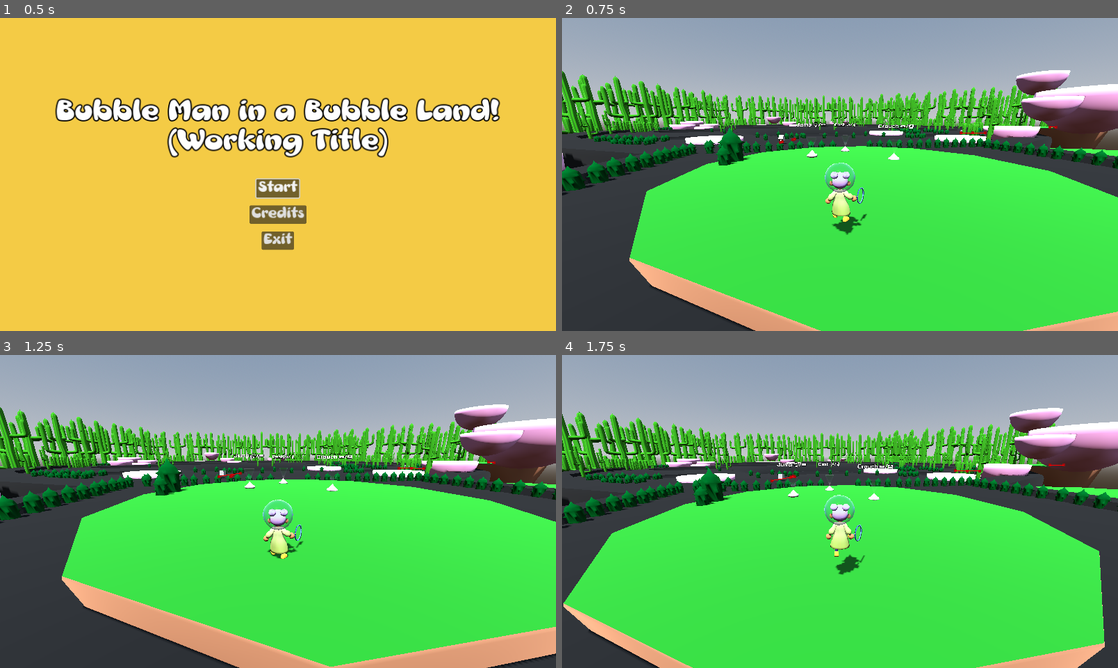
Above: before the commit, frames 1-4 (two rows, left to right).
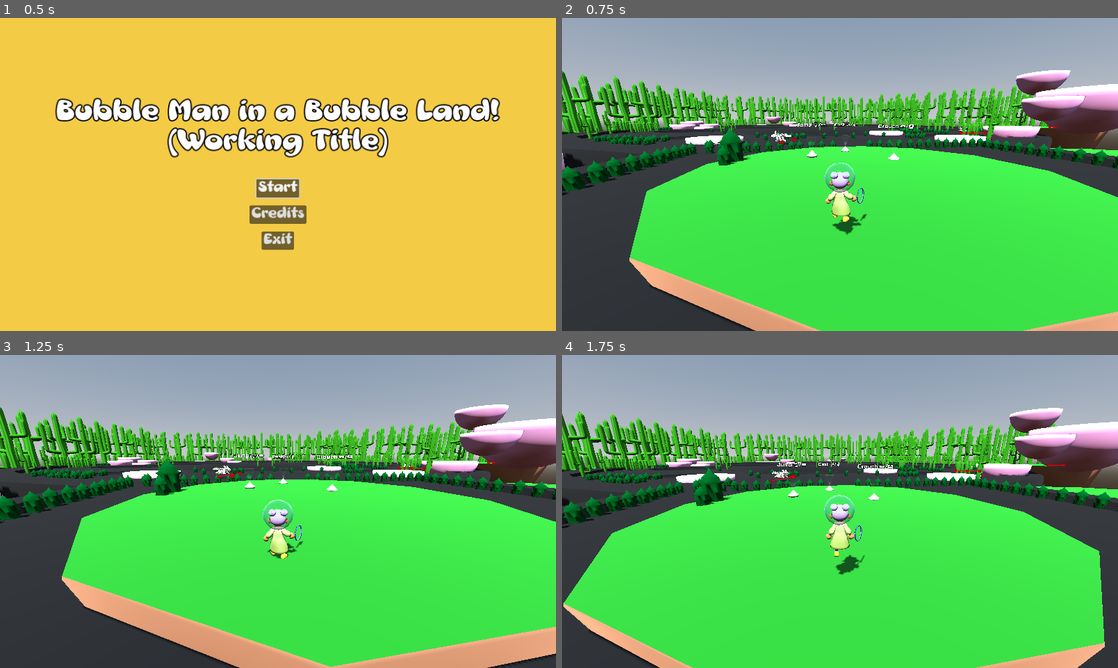
Above: after the commit, the same moments.

Repository: Gertkeno/GGJ2025
Game: Godot game, scene res://main_menu.tscn
Same seed, same stepped clock (60 frames per second), same inputs: the game is played once before the commit and once after it.
Inputs (mouse positions are in pixels of both pictures, inside the frame that each line leads up to):
- Up to frame 1 (0.5 s): no input
- Up to frame 2 (0.75 s): click "Start" at 0.5 s
- Up to frame 3 (1.25 s): no input
- Up to frame 4 (1.75 s): move the mouse to (962, 495) at 1.27 s; press the mouse at (962, 495) at 1.28 s; hold Right (right) from 1.28 s (still down); tap Space (jump) at 1.52 s

Frame 1 is identical in both runs. In frame 2, less than 0.1% of the frame differs, in the area x 37-73%, y 34-41%; in frame 3, less than 0.1%, in the area x 38-74%, y 34-40%; in frame 4, less than 0.1%.

Commit message:
added 3d assets for defensive beast and skittish beast

Diff:
--- a/DefenseBeast/defense_beast.tscn
+++ b/DefenseBeast/defense_beast.tscn
@@ -1,9 +1,10 @@
-[gd_scene load_steps=6 format=3 uid="uid://bso8oicnpy2nr"]
+[gd_scene load_steps=7 format=3 uid="uid://bso8oicnpy2nr"]
 
 [ext_resource type="Script" path="res://DefenseBeast/defense_beast.gd" id="1_363l7"]
 [ext_resource type="PackedScene" uid="uid://by4by86dfprkd" path="res://System/bubble_animal.tscn" id="2_30sx1"]
 [ext_resource type="Script" path="res://System/default_behavior.gd" id="2_ljxhn"]
 [ext_resource type="Script" path="res://DefenseBeast/defense_behavior.gd" id="3_cdged"]
+[ext_resource type="PackedScene" uid="uid://dkne88ysu1rjf" path="res://Assets/Bub Defensive.fbx" id="4_a17be"]
 
 [sub_resource type="SphereShape3D" id="SphereShape3D_25x5b"]
 
@@ -18,6 +19,9 @@
 transform = Transform3D(-0.00796779, 0, 0.999968, 0, 1, 0, -0.999968, 0, -0.00796779, 0, 0, 0)
 collision_layer = 8
 collision_mask = 171
+
+[node name="Bub Defensive" parent="DefaultBehavior/BubbleAnimal" instance=ExtResource("4_a17be")]
+transform = Transform3D(-8.74228e-09, 0, 0.2, 0, 0.2, 0, -0.2, 0, -8.74228e-09, 0, 0, 0)
 
 [node name="BullhornArea" type="Area3D" parent="DefaultBehavior/BubbleAnimal"]
 transform = Transform3D(-0.00796779, 0, -0.999969, 0, 1, 0, 0.999969, 0, -0.00796779, 0, 0, 0)
--- a/SkittishBeast/skittish_beast.tscn
+++ b/SkittishBeast/skittish_beast.tscn
@@ -1,9 +1,12 @@
-[gd_scene load_steps=5 format=3 uid="uid://lgyoq0xx03pq"]
+[gd_scene load_steps=7 format=3 uid="uid://lgyoq0xx03pq"]
 
 [ext_resource type="Script" path="res://SkittishBeast/skittish_beast.gd" id="1_th50f"]
 [ext_resource type="Script" path="res://System/default_behavior.gd" id="2_vu02e"]
 [ext_resource type="PackedScene" uid="uid://by4by86dfprkd" path="res://System/bubble_animal.tscn" id="3_4q112"]
 [ext_resource type="Script" path="res://SkittishBeast/skittish_behavior.gd" id="3_bjsvn"]
+[ext_resource type="PackedScene" uid="uid://lleikludwv7j" path="res://Assets/Bub Skittish.fbx" id="4_hpw6l"]
+
+[sub_resource type="SphereShape3D" id="SphereShape3D_6erl0"]
 
 [node name="SkittishBeast" type="Node3D"]
 script = ExtResource("1_th50f")
@@ -14,6 +17,13 @@
 
 [node name="BubbleAnimal" parent="DefaultBehavior" instance=ExtResource("3_4q112")]
 
+[node name="Bub Skittish" parent="DefaultBehavior/BubbleAnimal" instance=ExtResource("4_hpw6l")]
+transform = Transform3D(-0.2, 0, -3.01992e-08, 0, 0.2, 0, 3.01992e-08, 0, -0.2, 0, -0.5, 0)
+
+[node name="CollisionShape3D" type="CollisionShape3D" parent="DefaultBehavior/BubbleAnimal"]
+transform = Transform3D(1, 0, 0, 0, 1, 0, 0, 0, 1, 0, 0.5, 0)
+shape = SubResource("SphereShape3D_6erl0")
+
 [node name="SkittishBehavior" type="Node3D" parent="."]
 script = ExtResource("3_bjsvn")
 
--- a/System/bubble_animal.tscn
+++ b/System/bubble_animal.tscn
@@ -1,12 +1,10 @@
-[gd_scene load_steps=6 format=3 uid="uid://by4by86dfprkd"]
+[gd_scene load_steps=5 format=3 uid="uid://by4by86dfprkd"]
 
 [ext_resource type="Script" path="res://System/bubble_animal.gd" id="1_qslwe"]
 
 [sub_resource type="BoxMesh" id="BoxMesh_bx24e"]
 
 [sub_resource type="CapsuleMesh" id="CapsuleMesh_5tddd"]
-
-[sub_resource type="CapsuleShape3D" id="CapsuleShape3D_7xy4i"]
 
 [sub_resource type="SphereShape3D" id="SphereShape3D_g7hgu"]
 
@@ -15,14 +13,13 @@
 script = ExtResource("1_qslwe")
 
 [node name="MeshInstance3D" type="MeshInstance3D" parent="."]
+visible = false
 mesh = SubResource("BoxMesh_bx24e")
 
 [node name="MeshInstance3D2" type="MeshInstance3D" parent="."]
 transform = Transform3D(0.431424, 0, 0, 0, -1.26316e-08, -0.416704, 0, 0.288976, -1.82147e-08, 0, 0, -0.687681)
+visible = false
 mesh = SubResource("CapsuleMesh_5tddd")
-
-[node name="CollisionShape3D" type="CollisionShape3D" parent="."]
-shape = SubResource("CapsuleShape3D_7xy4i")
 
 [node name="VisionArea" type="Area3D" parent="."]
 collision_mask = 32
--- a/bobby_test_scene.tscn
+++ b/bobby_test_scene.tscn
@@ -17,9 +17,8 @@
 tonemap_mode = 2
 
 [sub_resource type="NavigationMesh" id="NavigationMesh_0kej5"]
-vertices = PackedVector3Array(-10.5, 1, -0.5, -10.5, 1, 0.5, -7.5, 1, 7.5, -0.5, 1, 10.5, 0.5, 1, 10.5, 7.5, 1, 7.5, 10.5, 1, 0.5, 10.5, 1, -0.5, 7.5, 1, -7.5, 0.5, 1, -10.5, -0.5, 1, -10.5, -7.5, 1, -7.5)
+vertices = PackedVector3Array(-10.5, 0.5, -0.5, -10.5, 0.5, 0.5, -7.5, 0.5, 7.5, -0.5, 0.5, 10.5, 0.5, 0.5, 10.5, 7.5, 0.5, 7.5, 10.5, 0.5, 0.5, 10.5, 0.5, -0.5, 7.5, 0.5, -7.5, 0.5, 0.5, -10.5, -0.5, 0.5, -10.5, -7.5, 0.5, -7.5)
 polygons = [PackedInt32Array(2, 1, 0), PackedInt32Array(4, 3, 2), PackedInt32Array(7, 6, 5), PackedInt32Array(9, 8, 10), PackedInt32Array(10, 8, 7), PackedInt32Array(0, 11, 10), PackedInt32Array(5, 4, 7), PackedInt32Array(7, 4, 2), PackedInt32Array(7, 2, 0), PackedInt32Array(7, 0, 10)]
-cell_height = 0.5
 agent_height = 1.0
 
 [node name="BobbyTestScene" type="Node3D"]
@@ -32,7 +31,7 @@
 shadow_enabled = true
 
 [node name="SkittishBeast" parent="." node_paths=PackedStringArray("default_curve") instance=ExtResource("4_48s6d")]
-transform = Transform3D(1, 0, 0, 0, 1, 0, 0, 0, 1, 0, 1, 2.494)
+transform = Transform3D(1, 0, 0, 0, 1, 0, 0, 0, 1, 0, 0, 2.494)
 default_curve = NodePath("../Path3D")
 
 [node name="Path3D" type="Path3D" parent="."]
